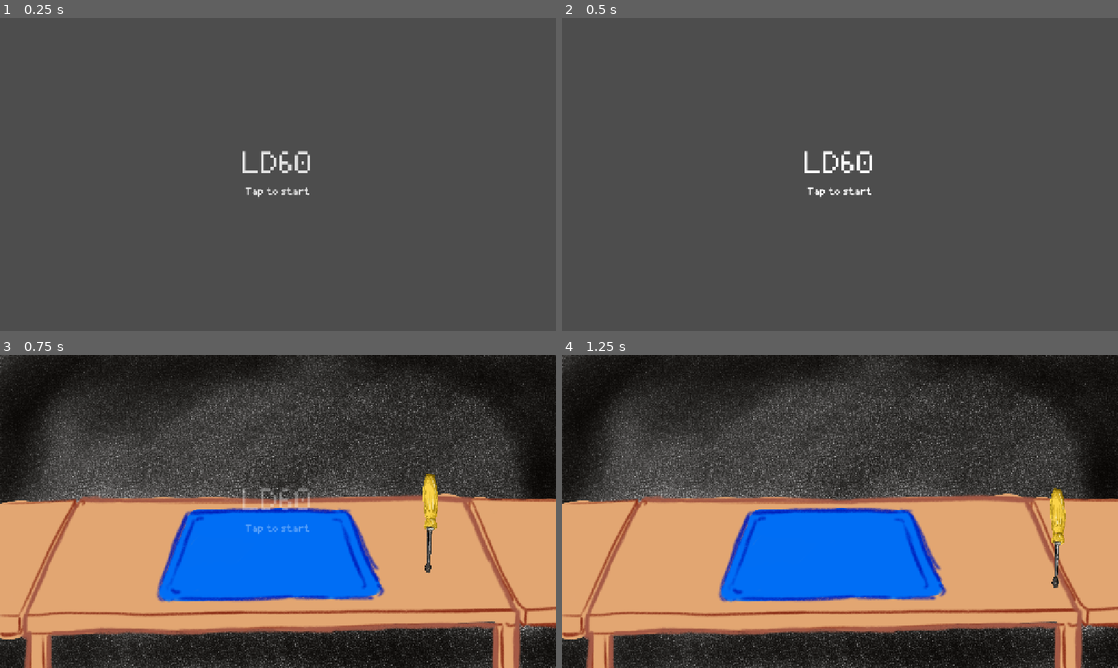
Above: before the commit, frames 1-4 (two rows, left to right).
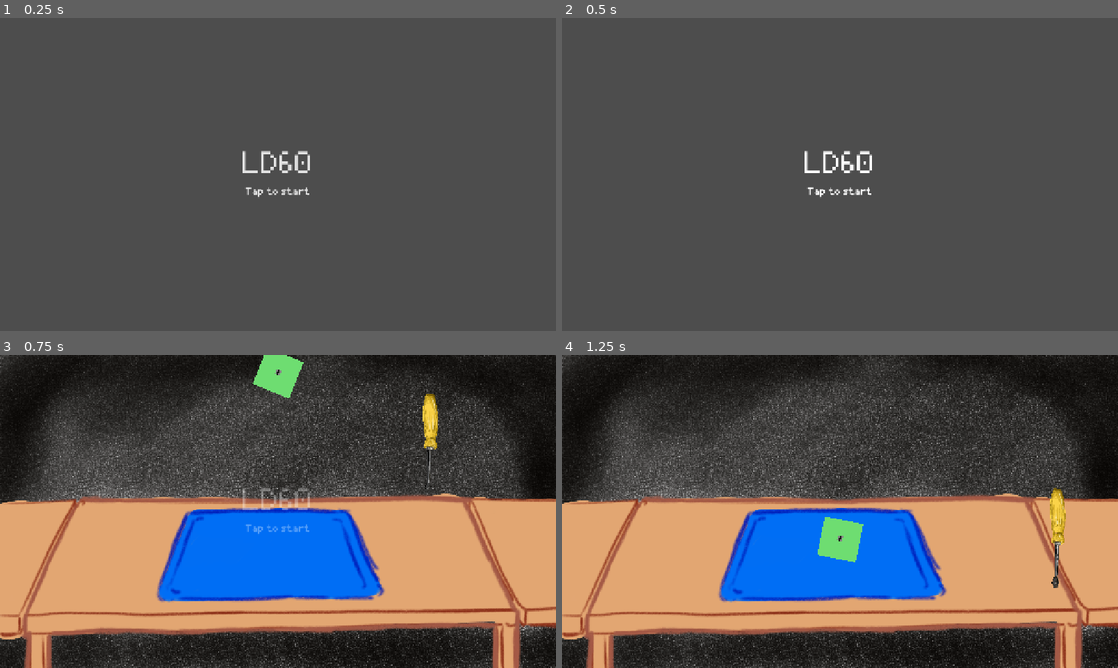
Above: after the commit, the same moments.

Repository: levilindsey/ld60
Game: Godot game, scene res://src/core/main.tscn
Two runs of this game, one before a commit and one after it. Both use one fixed random seed, a clock stepped at 60 frames per second and the inputs below.
Inputs (mouse positions are in pixels of both pictures, inside the frame that each line leads up to):
- Up to frame 1 (0.25 s): no input
- Up to frame 2 (0.5 s): no input
- Up to frame 3 (0.75 s): tap Enter at 0.5 s; move the mouse to (400, 495) at 0.52 s; hold Right (move_right) from 0.53 s (still down); hold Space (ability) from 0.53 s (still down); click (400, 495) at 0.67 s
- Up to frame 4 (1.25 s): keep holding Right (move_right); keep holding Space (ability); tap Z (jump) at 0.77 s

Frames 1-2 are identical in both runs. In frame 3, 1.8% of the frame differs, in the area x 45-79%, y 0-70%; in frame 4, 0.9%.

Commit message:
Fix repairable spawn

Diff:
--- a/src/level/level.gd
+++ b/src/level/level.gd
@@ -12,6 +12,9 @@
 
 var tools_by_type: Dictionary[Tool.Type, Tool] = {}
 var active_repairable: Repairable
+var active_tool: Tool
+var hovered_interaction_point: InteractionPoint
+var active_interaction_point: InteractionPoint
 
 
 func _enter_tree() -> void:
@@ -43,7 +46,9 @@
 
 
 func _unhandled_input(event: InputEvent) -> void:
-	pass
+	if event is InputEventMouseButton and event.is_pressed():
+		if is_instance_valid(G.level.hovered_interaction_point) and is_instance_valid(active_tool):
+			active_tool.trigger(G.level.hovered_interaction_point)
 
 
 func start_game() -> void:
@@ -69,8 +74,8 @@
 	var tool_scene := G.settings.get_tool_scene_from_type(type)
 	G.check(is_instance_valid(tool_scene))
 	var tool: Tool = tool_scene.instantiate()
-	add_child(tool)
-	tool.global_position = %ActiveItemPosition.global_position
+	%Tools.add_child(tool)
+	tool.global_position = %ItemSpawnPosition.global_position
 	tools_by_type[type] = tool
 
 	# TODO: Start from an off-angle.
@@ -83,12 +88,20 @@
 	var item_scene := G.settings.get_repairable_scene_from_type(type)
 	G.check(is_instance_valid(item_scene))
 	var item: Repairable = item_scene.instantiate()
-	add_child(item)
+	%Repairables.add_child(item)
 	item.global_position = %ItemSpawnPosition.global_position
 	active_repairable = item
 
+	var initial_rotation := randf() * TAU
+	item.rotation = initial_rotation
+
+	# Give repairables a slight rotation offset.
+	var target_rotation := randf() * Repairable.ROTATION_OFFSET_MAX * 2.0 - Repairable.ROTATION_OFFSET_MAX
+
 	var target_position: Vector2 = %ActiveItemPosition.global_position
-	# TODO(levilindsey): Tween repairable position to the target position. Also tween rotation from an off-angle start.
+
+	item.tween_rotation(target_rotation, Tween.EASE_IN)
+	item.tween_position(target_position, Tween.EASE_IN)
 
 
 func get_tool_holder_position(type: Tool.Type) -> Vector2:
--- a/src/level/level.tscn
+++ b/src/level/level.tscn
@@ -19,7 +19,7 @@
 camera = NodePath("../Camera2D")
 metadata/_custom_type_script = "uid://3xax4i6teywv"
 
-[node name="Background" type="Sprite2D" parent="."]
+[node name="Background" type="Sprite2D" parent="." unique_id=242847735]
 scale = Vector2(0.6666667, 0.6666667)
 texture = ExtResource("4_background")
 
@@ -32,6 +32,7 @@
 position = Vector2(0, -549)
 
 [node name="ToolHolders" type="Node" parent="." unique_id=433542721]
+unique_name_in_owner = true
 
 [node name="FlatHeadScrewDriverHolder" type="Area2D" parent="ToolHolders" unique_id=417891166]
 unique_name_in_owner = true
@@ -45,3 +46,9 @@
 [node name="CollisionShape2D" type="CollisionShape2D" parent="ToolHolders/FlatHeadScrewDriverHolder" unique_id=1805593427]
 shape = SubResource("CircleShape2D_giktf")
 metadata/_edit_lock_ = true
+
+[node name="Repairables" type="Node" parent="." unique_id=75239543]
+unique_name_in_owner = true
+
+[node name="Tools" type="Node" parent="." unique_id=1614121728]
+unique_name_in_owner = true
--- a/src/repairables/repairable.gd
+++ b/src/repairables/repairable.gd
@@ -12,4 +12,26 @@
 	UNDER_REPAIR,
 }
 
+const ROTATE_DURATION_SEC := 0.3
+const POSITION_DURATION_SEC := 0.3
+
+const ROTATION_OFFSET_MAX := PI * 0.1
+
 var mode := Mode.ENTERING
+
+@onready var position_tween: Tween
+@onready var rotation_tween: Tween
+
+
+func tween_rotation(p_rotation: float, ease := Tween.EASE_IN_OUT) -> void:
+	if is_instance_valid(rotation_tween):
+		rotation_tween.kill()
+	rotation_tween = create_tween().set_trans(Tween.TRANS_QUAD).set_ease(ease)
+	rotation_tween.tween_property(self, "rotation", p_rotation, ROTATE_DURATION_SEC)
+
+
+func tween_position(p_global_position: Vector2, ease := Tween.EASE_IN_OUT) -> void:
+	if is_instance_valid(position_tween):
+		position_tween.kill()
+	position_tween = create_tween().set_trans(Tween.TRANS_QUAD).set_ease(ease)
+	position_tween.tween_property(self, "global_position", p_global_position, POSITION_DURATION_SEC)
--- a/src/repairables/test_flat_head_screw_repairable.tscn
+++ b/src/repairables/test_flat_head_screw_repairable.tscn
@@ -7,6 +7,7 @@
 script = ExtResource("1_0ufjt")
 
 [node name="Node2D" type="Node2D" parent="." unique_id=36167144]
+scale = Vector2(0.3, 0.3)
 
 [node name="ColorRect" type="ColorRect" parent="Node2D" unique_id=1907478175]
 offset_left = -147.0
--- a/src/tools/flat_head_screw_driver.gd
+++ b/src/tools/flat_head_screw_driver.gd
@@ -5,8 +5,8 @@
 var in_use_angle_deg := 125.0
 
 
-func _set_mode(to_mode: Mode) -> void:
-	super._set_mode(to_mode)
+func _set_mode(to_mode: Mode, from_mode: Mode) -> void:
+	super._set_mode(to_mode, from_mode)
 	match to_mode:
 		Mode.IN_USE:
-			_set_rotation(deg_to_rad(in_use_angle_deg))
+			tween_rotation(deg_to_rad(in_use_angle_deg), Tween.EASE_IN_OUT)
--- a/src/tools/tool.gd
+++ b/src/tools/tool.gd
@@ -32,9 +32,10 @@
 @export var held_rotation_deg := 0.0
 
 var mode := Mode.ENTERING:
-	set(value):
-		mode = value
-		_set_mode(value)
+	set(to_mode):
+		var from_mode := mode
+		mode = to_mode
+		_set_mode(to_mode, from_mode)
 		_update_cursor()
 
 var _is_hovered := false
@@ -43,22 +44,27 @@
 @onready var rotation_tween: Tween
 
 
-func _set_mode(to_mode: Mode) -> void:
+func _set_mode(to_mode: Mode, from_mode: Mode) -> void:
 	match to_mode:
 		Mode.ENTERING, \
 		Mode.STORED:
-			_set_rotation(deg_to_rad(stored_rotation_deg))
+			if from_mode == Mode.HELD:
+				Input.set_mouse_mode(Input.MOUSE_MODE_VISIBLE)
+
+			tween_rotation(deg_to_rad(stored_rotation_deg), Tween.EASE_IN_OUT)
 
 			var holder_area_offset := holder_area.global_position - global_position
 			var holder_position := G.level.get_tool_holder_position(type)
-			_tween_position(holder_position - holder_area_offset)
+			tween_position(holder_position - holder_area_offset, Tween.EASE_IN_OUT)
 		Mode.HELD:
+			Input.set_mouse_mode(Input.MOUSE_MODE_HIDDEN)
+
 			# The follow logic in _physics_process takes over the position.
 			if is_instance_valid(position_tween):
 				position_tween.kill()
-			_set_rotation(deg_to_rad(held_rotation_deg))
+			tween_rotation(deg_to_rad(held_rotation_deg), Tween.EASE_IN_OUT)
 		Mode.IN_USE:
-			pass
+			Input.set_mouse_mode(Input.MOUSE_MODE_HIDDEN)
 		_:
 			G.error()
 
@@ -94,17 +100,17 @@
 		global_position = get_global_mouse_position() - cursor_position_offset
 
 
-func _set_rotation(p_rotation: float) -> void:
+func tween_rotation(p_rotation: float, ease := Tween.EASE_IN_OUT) -> void:
 	if is_instance_valid(rotation_tween):
 		rotation_tween.kill()
-	rotation_tween = create_tween().set_trans(Tween.TRANS_QUAD).set_ease(Tween.EASE_OUT)
+	rotation_tween = create_tween().set_trans(Tween.TRANS_QUAD).set_ease(ease)
 	rotation_tween.tween_property(self, "rotation", p_rotation, ROTATE_DURATION_SEC)
 
 
-func _tween_position(p_global_position: Vector2) -> void:
+func tween_position(p_global_position: Vector2, ease := Tween.EASE_IN_OUT) -> void:
 	if is_instance_valid(position_tween):
 		position_tween.kill()
-	position_tween = create_tween().set_trans(Tween.TRANS_QUAD).set_ease(Tween.EASE_IN_OUT)
+	position_tween = create_tween().set_trans(Tween.TRANS_QUAD).set_ease(ease)
 	position_tween.tween_property(self, "global_position", p_global_position, POSITION_DURATION_SEC)
 
 
@@ -145,18 +151,21 @@
 
 func pick_up_tool() -> void:
 	mode = Mode.HELD
-	Input.set_mouse_mode(Input.MOUSE_MODE_HIDDEN)
+	G.level.active_tool = self
 	# TODO(levilindsey): Tween the position (we'll need to add a pick-up offset, apply the offset in physics_process, and tween that offset).
 	# TODO(levilindsey): Show a grab hand cursor when hovering over tools and nothing is held.
 
 
 func _on_interaction_point_entered(interaction_point: Area2D) -> void:
 	G.check(interaction_point is InteractionPoint)
+	G.level.hovered_interaction_point = interaction_point as InteractionPoint
 	interaction_point.on_tool_entered(self)
 
 
 func _on_interaction_point_exited(interaction_point: Area2D) -> void:
 	G.check(interaction_point is InteractionPoint)
+	if G.level.hovered_interaction_point == self:
+		G.level.hovered_interaction_point = null
 	interaction_point.on_tool_exited(self)
 
 
@@ -174,6 +183,14 @@
 
 
 func put_away() -> void:
+	if G.level.active_tool == self:
+		G.level.active_tool = null
 	mode = Mode.STORED
 
-	Input.set_mouse_mode(Input.MOUSE_MODE_VISIBLE)
+
+func trigger(interaction_point: InteractionPoint) -> void:
+	if not is_instance_valid(interaction_point):
+		# TODO(levilindsey): Play an error sound and abortive animation.
+		return
+
+	# TODO(levilindsey): Play the tool-use mechanic.
Not shown: 1 places in src/level/level.tscn that only renumber resources
